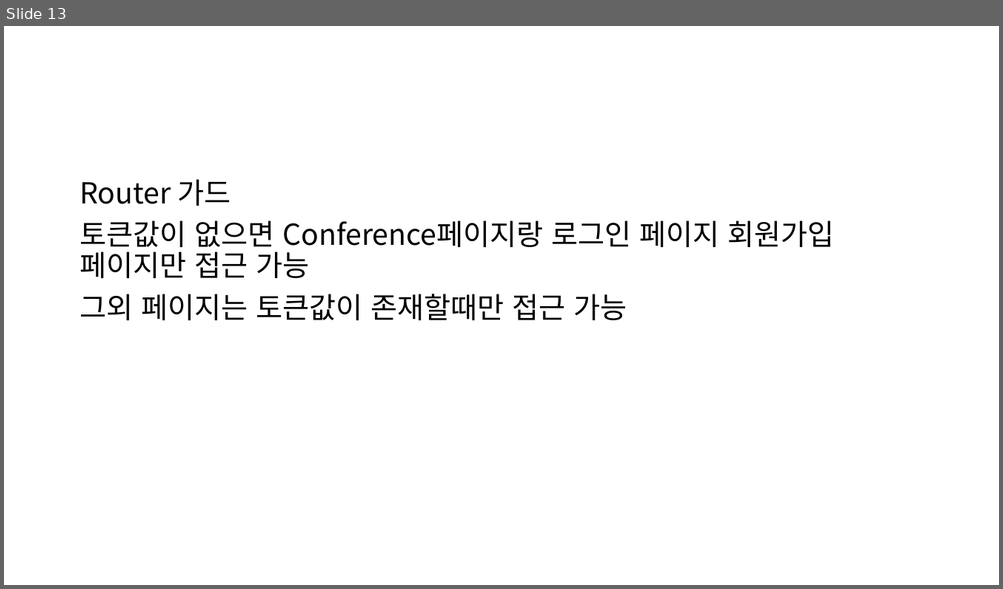
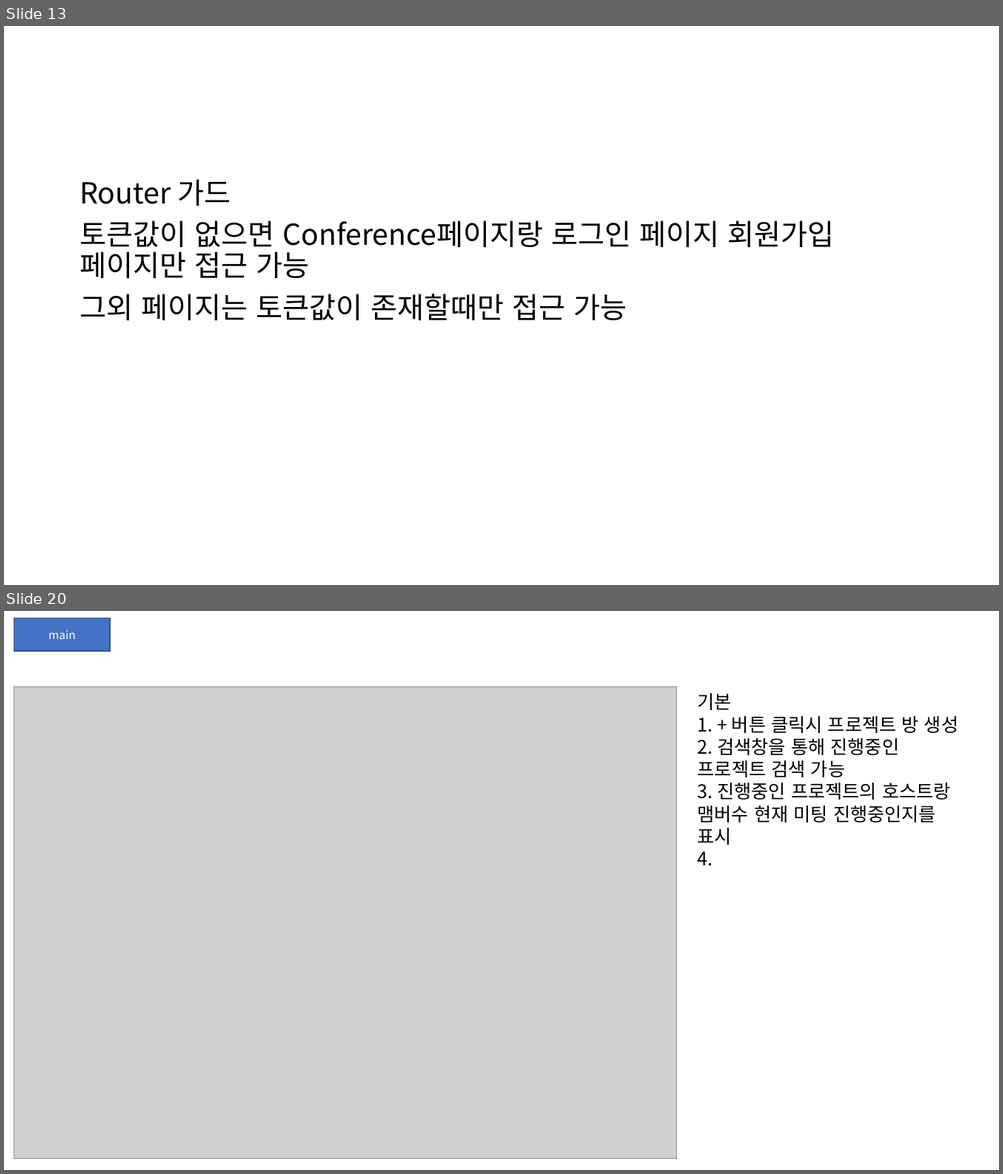
Before and after one commit to JongHoonJang/DEMEET, a slide deck: STUDY/jang/components.pptx. Shown one above the other, each under a label of ours: slide 13 before the commit, slides 13 and 20 after it; the slides between them are not shown. The pictures are 1003x589 and 1003x1174 pixels, drawn with LibreOffice and Linux fonts; fonts in the diff are those of the drawing; grey boxes stand for pictures. Boxes give left, top, right and bottom in pixels: in the first picture for what was removed or moved away, otherwise in the second. Text is boxed around its words. In the diff, an @@ line names an element or a change of style, - is before the commit and + after.

```diff
--- a/STUDY/jang/components.pptx
+++ b/STUDY/jang/components.pptx
@@ slide 20 added at box(4, 611, 999, 1170), background #FFFFFF @@
@@ rectangle added at box(14, 618, 110, 651), fill #4472C4, outline #325491 1 pt, 11 pt, text #FFFFFF @@
+main
@@ picture added at box(14, 687, 677, 1159) @@
@@ text added at box(697, 693, 958, 866), 18 pt, text #000000 @@
+기본
+1. + 버튼 클릭시 프로젝트 방 생성
+2. 검색창을 통해 진행중인 프로젝트 검색 가능
+3. 진행중인 프로젝트의 호스트랑 맴버수 현재 미팅 진행중인지를 표시
+4.
```
Also in this commit, not shown: 5 slides changed, 11 other slides added, 1 other file.
